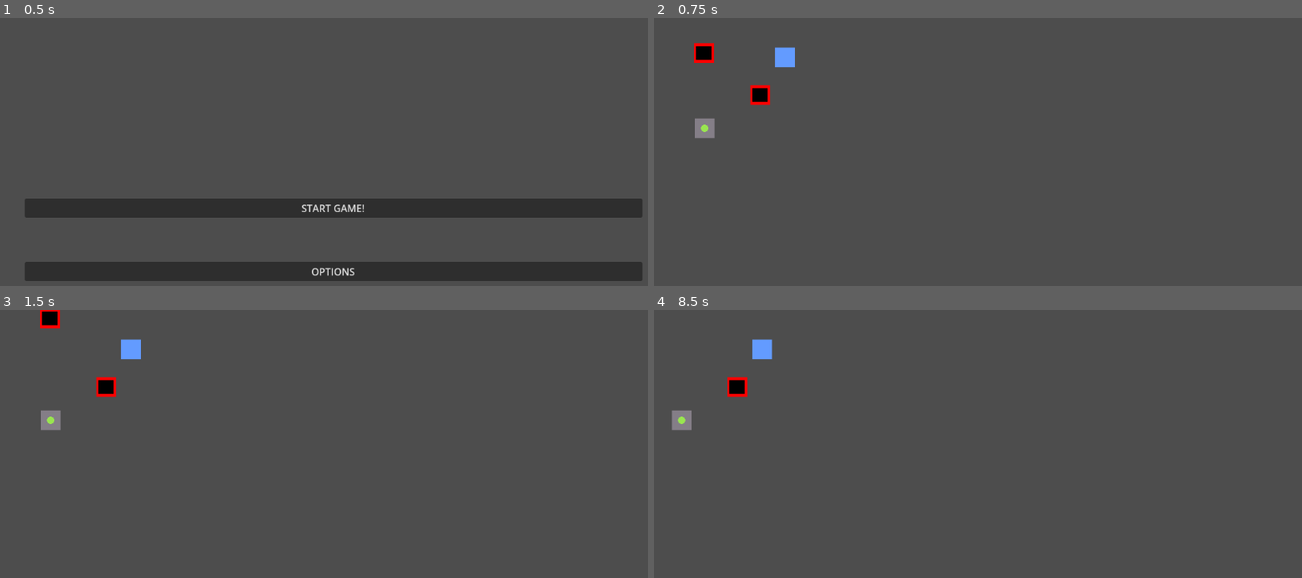
Above: before the commit, frames 1-4 (two rows, left to right).
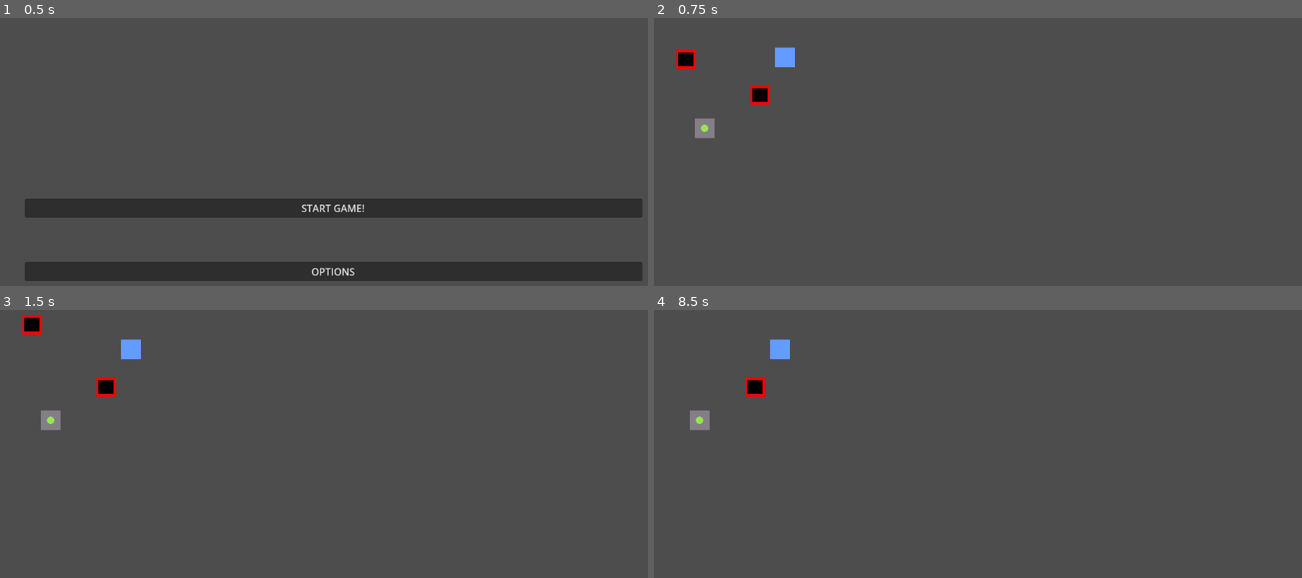
Above: after the commit, the same moments.

Repository: Pi-pol/Tachyon-race
Game: Godot game, scene res://Scenes/MainMenu.tscn
Same seed, same stepped clock (60 frames per second), same inputs: the game is played once before the commit and once after it.
Inputs (mouse positions are in pixels of both pictures, inside the frame that each line leads up to):
- Up to frame 1 (0.5 s): no input
- Up to frame 2 (0.75 s): click "START GAME!" at 0.5 s
- Up to frame 3 (1.5 s): tap Enter at 1.25 s; move the mouse to (outside the picture) at 1.27 s; hold Up (ui_up) from 1.28 s (still down); click (outside the picture) at 1.42 s
- Up to frame 4 (8.5 s): tap Space at 2, 3.5, 5 s; move the mouse to (outside the picture) at 2.02 s; tap Enter at 2.75, 4.25 s; move the mouse to (790, 465) at 2.77 s; release Up (ui_up) at 2.78 s; hold Left (ui_left) 2.78-4.28 s; move the mouse to (1023, 532) at 3.52 s; click (1023, 532) at 3.67 s; move the mouse to (887, 419) at 4.27 s; hold Down (ui_down) 4.28-5.03 s; move the mouse to (1133, 508) at 5.02 s; hold Right (ui_right) 5.03-5.78 s; move the mouse to (854, 553) at 5.77 s; hold Up (ui_up) 5.78-6.53 s; click (854, 553) at 5.92 s; move the mouse to (1055, 433) at 6.52 s; hold Right (ui_right) from 6.53 s (still down); move the mouse to (outside the picture) at 7.27 s; move the mouse to (outside the picture) at 8.02 s; click (outside the picture) at 8.17 s

Frame 1 is identical in both runs. In frame 2, 0.4% of the frame differs, in the area x 3-10%, y 9-20%; in frame 3, 0.4%; in frame 4, 1.3%, in the area x 2-21%, y 10-45%.

Commit message:
even moar updates

Diff:
--- a/Scenes/1stlevel.tscn
+++ b/Scenes/1stlevel.tscn
@@ -7,9 +7,8 @@
 [ext_resource type="Script" path="res://Scripts/PushBox.gd" id="3_fsm57"]
 [ext_resource type="PackedScene" path="res://Scenes/button_game.tscn" id="6_4hc3a"]
 
-[sub_resource type="CapsuleShape2D" id="CapsuleShape2D_6584t"]
-radius = 8.0
-height = 34.0
+[sub_resource type="RectangleShape2D" id="RectangleShape2D_84ht8"]
+size = Vector2(32.5, 32)
 
 [sub_resource type="RectangleShape2D" id="RectangleShape2D_60p0f"]
 size = Vector2(32, 32)
@@ -41,7 +40,7 @@
 y_sort_enabled = true
 
 [node name="Player" parent="." instance=ExtResource("1_y7u1b")]
-position = Vector2(81, 57)
+position = Vector2(52, 67)
 
 [node name="Camera2D" type="Camera2D" parent="Player"]
 limit_left = 0
@@ -54,9 +53,9 @@
 [node name="action_emmiter" parent="Player" instance=ExtResource("2_pu3r0")]
 
 [node name="CollisionShape2D" parent="Player/action_emmiter" index="0"]
-position = Vector2(0, 25)
+position = Vector2(1.90735e-05, 0.249985)
 rotation = 1.5708
-shape = SubResource("CapsuleShape2D_6584t")
+shape = SubResource("RectangleShape2D_84ht8")
 
 [node name="jakiśKamień" type="StaticBody2D" parent="."]
 metadata/_edit_group_ = true
